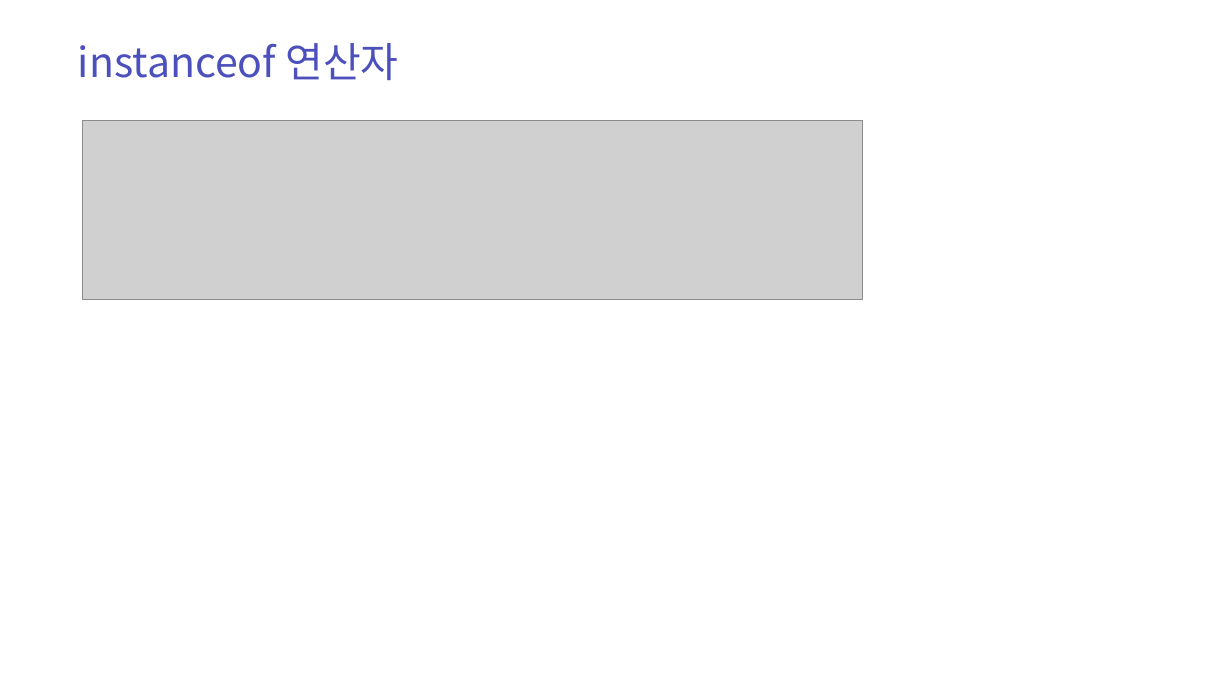
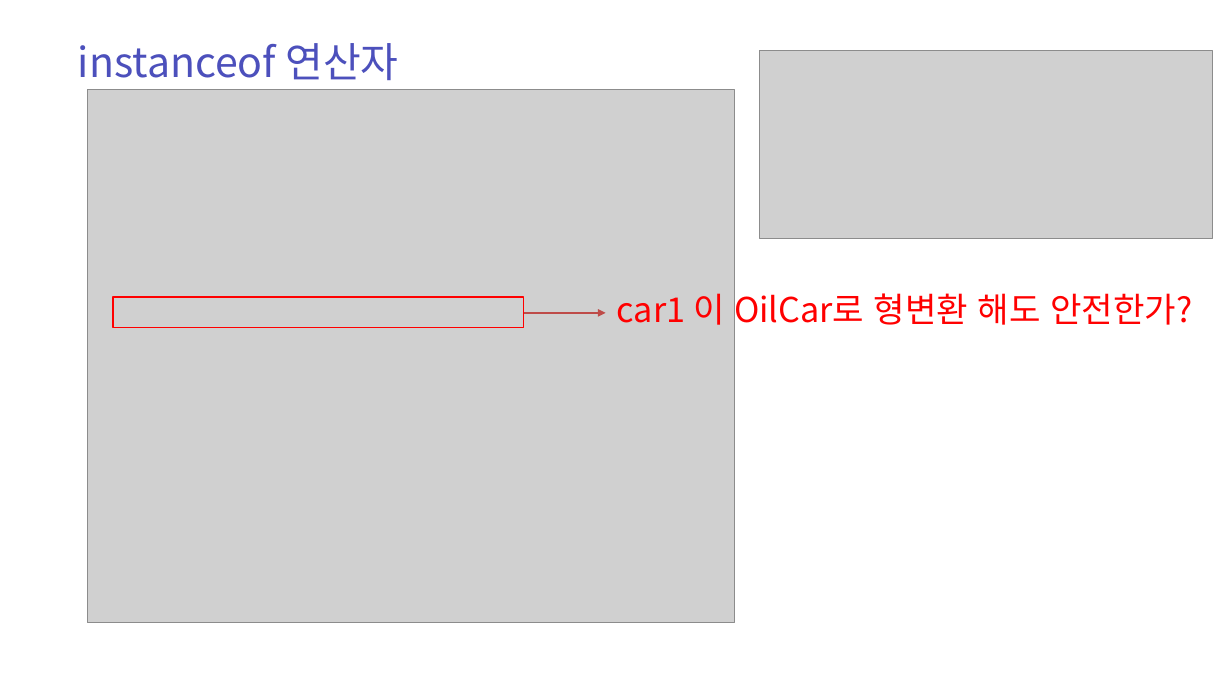
Before and after one commit to zest132/JavaLecture, a slide deck: slide 15 of JavaLecture/LectureFile/java 11강 인터페이스와다형성.pptx (slide 11 before the commit). Drawn at 1232x693 pixels with LibreOffice and Linux fonts; fonts in the diff are those of the drawing; grey boxes stand for pictures. Boxes give left, top, right and bottom in pixels: in the first picture for what was removed or moved away, otherwise in the second. Text is boxed around its words. In the diff, an @@ line names an element or a change of style, - is before the commit and + after.

```diff
--- a/JavaLecture/LectureFile/java 11강 인터페이스와다형성.pptx
+++ b/JavaLecture/LectureFile/java 11강 인터페이스와다형성.pptx
@@ picture added at box(760, 50, 1212, 238) @@
@@ picture added at box(87, 90, 734, 623) @@
@@ picture removed at box(82, 121, 862, 300) @@
@@ rectangle added at box(113, 297, 523, 328), outline #FF0000 2 pt @@
@@ text added at box(617, 287, 1192, 331), 40 pt, text #FF0000 @@
+car1 이 OilCar로 형변환 해도 안전한가?
@@ arrow added from (524, 313) to (606, 313), #BF4C48 3 pt @@
```
Also in this commit, not shown: 5 other slides changed, 8 slides added, 1 slide removed, 6 other files.
